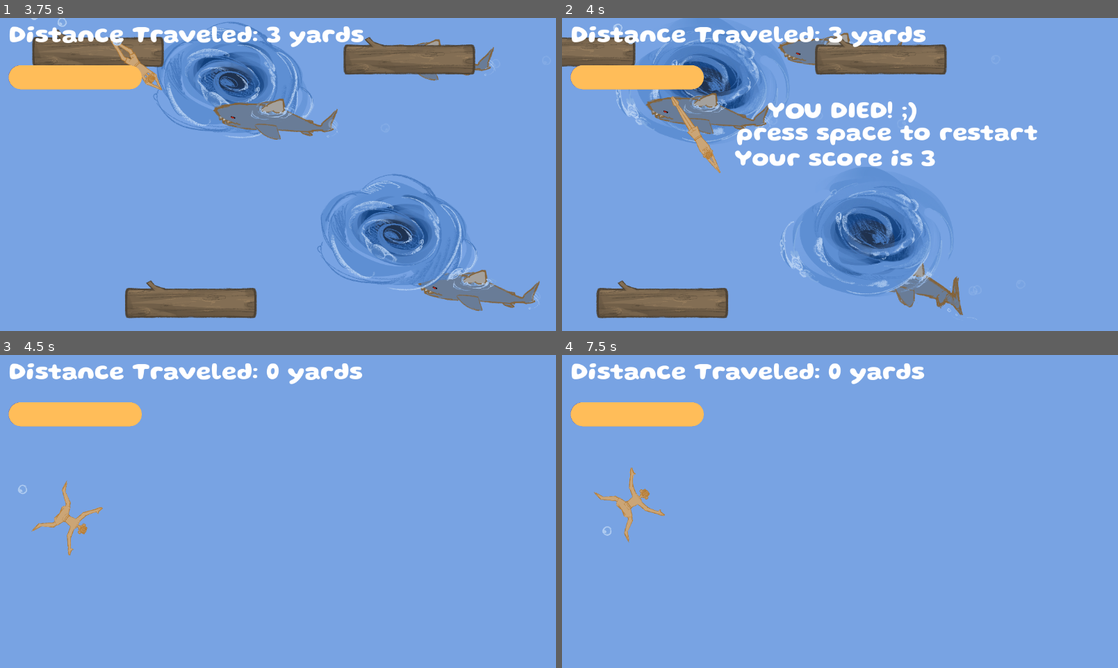
Above: before the commit, frames 1-4 (two rows, left to right).
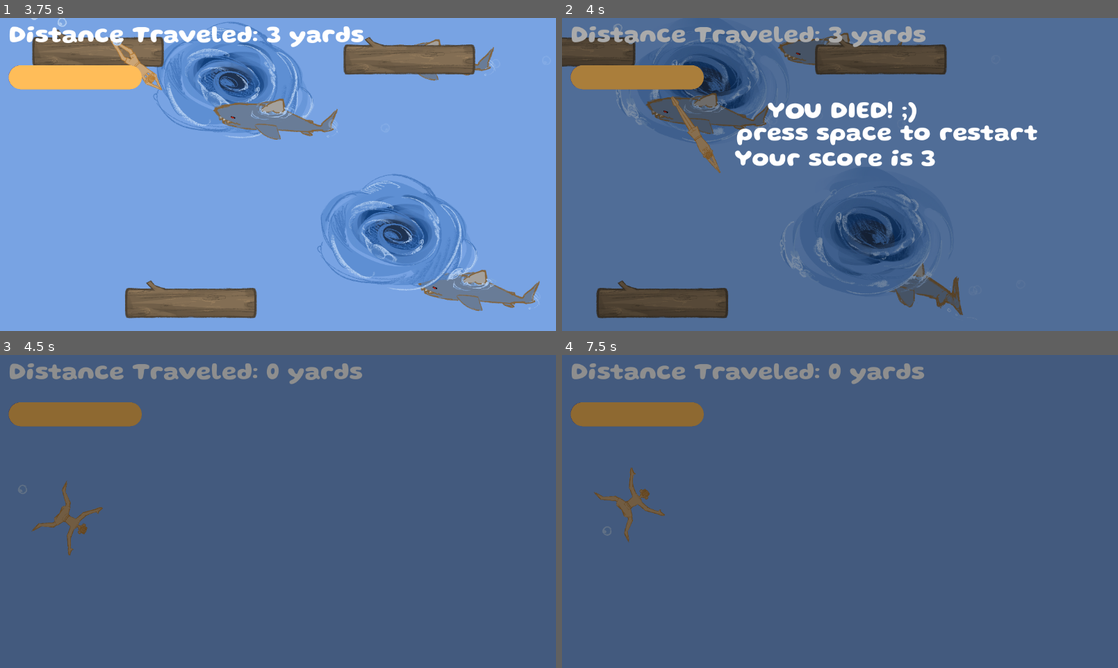
Above: after the commit, the same moments.

Repository: sophieTheProgrammer/microjam-island-61
Game: Godot game, scene res://scenes/game.tscn
Two runs of this game, one before a commit and one after it. Both use one fixed random seed, a clock stepped at 60 frames per second and the inputs below. Sound files missing from this copy of the repository are replaced by a short silence.
Inputs (mouse positions are in pixels of both pictures, inside the frame that each line leads up to):
- Up to frame 1 (3.75 s): tap Enter (ui_accept) at 0.5, 0.77, 1.52, 3.02 s; move the mouse to (400, 158) at 0.52 s; hold Up (up) 0.53-1.28 s; click (400, 158) at 0.6 s; move the mouse to (166, 190) at 1.27 s; hold Down (down) 1.28-2.03 s; click (166, 190) at 1.35 s; move the mouse to (333, 105) at 2.02 s; hold Up (up) 2.03-3.53 s; click (333, 105) at 2.1 s; move the mouse to (250, 237) at 2.77 s; click (250, 237) at 2.85 s; move the mouse to (444, 221) at 3.52 s; hold Down (down) from 3.53 s (still down); click (444, 221) at 3.6 s
- Up to frame 2 (4 s): keep holding Down (down); tap Enter (ui_accept) at 3.77 s
- Up to frame 3 (4.5 s): keep holding Down (down); tap Space (restart game) at 4.25 s; move the mouse to (111, 464) at 4.27 s; click (111, 464) at 4.35 s
- Up to frame 4 (7.5 s): tap Enter (ui_accept) at 4.52, 6.02, 6.77 s; move the mouse to (867, 511) at 5.02 s; click (867, 511) at 5.1 s; move the mouse to (756, 433) at 5.77 s; release Down (down) at 5.78 s; hold Up (up) from 5.78 s (still down); click (756, 433) at 5.85 s; move the mouse to (962, 495) at 6.52 s; click (962, 495) at 6.6 s; tap Space (restart game) at 7.25 s; move the mouse to (728, 527) at 7.27 s; click (728, 527) at 7.35 s

Frame 1 is identical in both runs. In frame 2, 97% of the frame differs, in the area x 0-100%, y 0-100%; in frame 3, 100%; in frame 4, 100%.

Commit message:
fade show now, wowzas

Diff:
--- a/scenes/fade.tscn
+++ b/scenes/fade.tscn
@@ -3,6 +3,7 @@
 [ext_resource type="Script" uid="uid://8ynh6vxhc8uf" path="res://scripts/fade.gd" id="1_nukjo"]
 
 [node name="Fade" type="CanvasLayer" unique_id=383164694]
+visible = false
 script = ExtResource("1_nukjo")
 
 [node name="ColorRect" type="ColorRect" parent="." unique_id=1666068042]
--- a/scripts/fade.gd
+++ b/scripts/fade.gd
@@ -5,6 +5,7 @@
 
 func _ready() -> void:
 	color_rect.modulate.a = 0
+	self.show()
 	Global.fade_node = self
 
 func fade(alpha_target : float, duration : float = 1.5):
